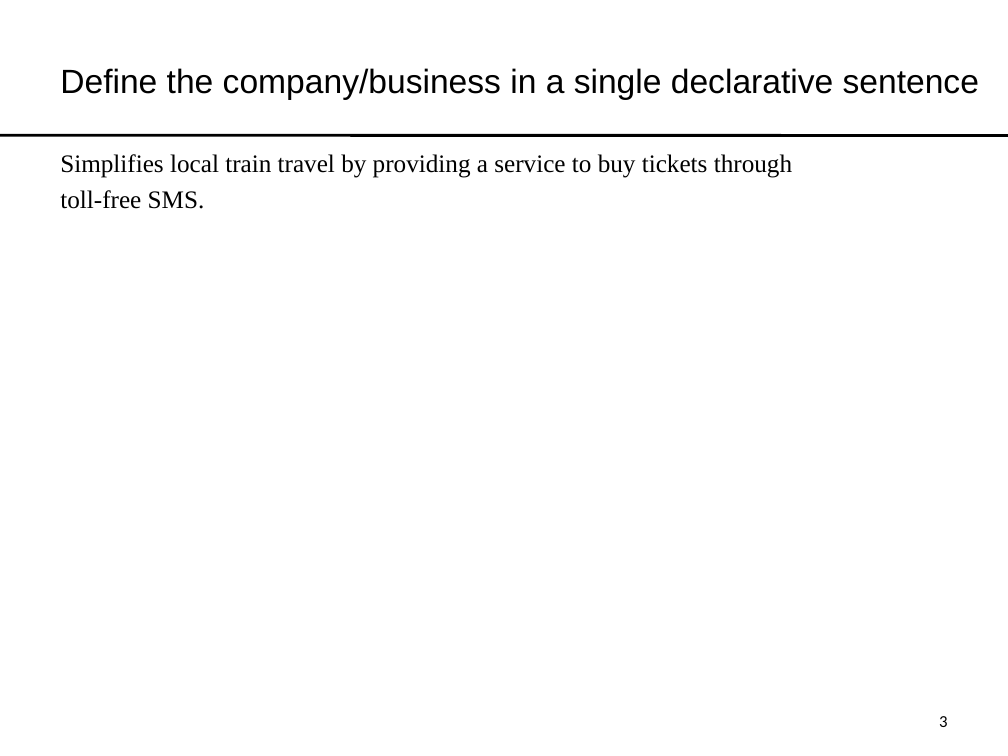
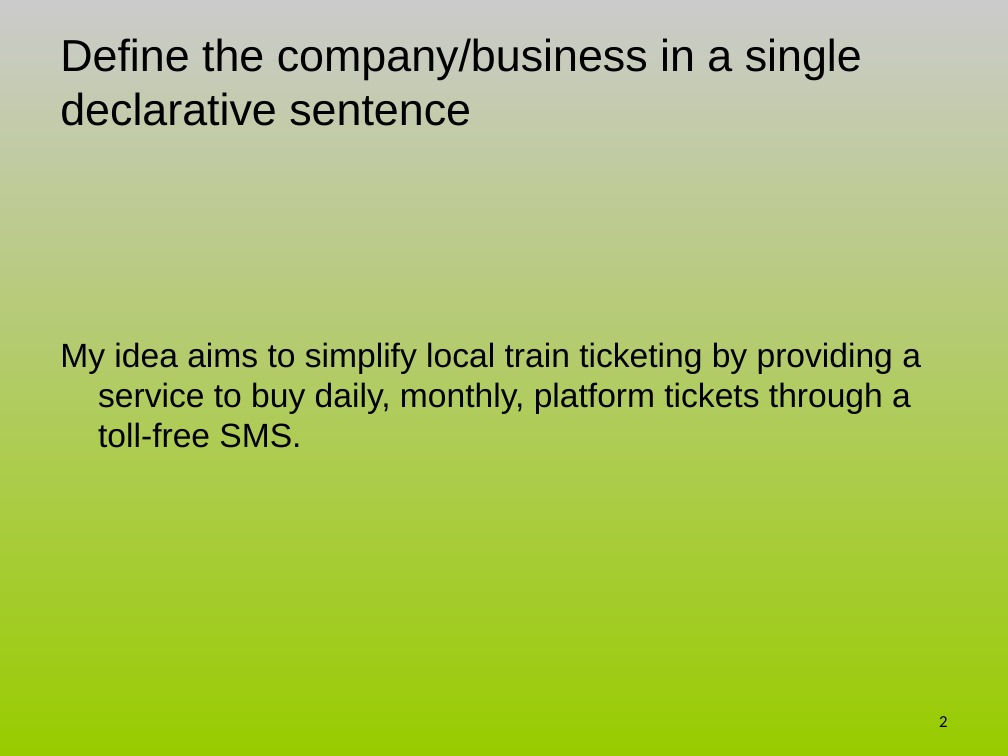
Before and after one commit to sriks/decii, a slide deck: slide 2 of mobileticketing/69290A4E.ppt (slide 3 before the commit). Drawn at 1008x756 pixels with LibreOffice and Linux fonts; fonts in the diff are those of the drawing. Boxes give left, top, right and bottom in pixels: in the first picture for what was removed or moved away, otherwise in the second. Text is boxed around its words. In the diff, an @@ line names an element or a change of style, - is before the commit and + after.

```diff
--- a/mobileticketing/69290A4E.ppt
+++ b/mobileticketing/69290A4E.ppt
@@ background #FFFFFF to gradient #CBCBCB to #99CC00 @@
@@ title "Define the company/business in a ..." at <box>60,38,862,126</box>: size 24 to 32 pt @@
@@ line removed from (0, 135) to (1008, 135) @@
@@ text at <box>60,342,921,448</box>: text changed; size 18 to 24 pt; font Times New Roman to Arial @@
-Simplifies local train travel by providing a service to buy tickets through
-toll-free SMS.
+My idea aims to simplify local train ticketing by providing a service to buy daily, monthly, platform tickets through a toll-free SMS.
@@ page number at <box>939,716,947,727</box>: text changed @@
-3
+2
```
Also in this commit, not shown: 9 other slides changed, 1 slide added, 1 slide removed, 4 other files.
